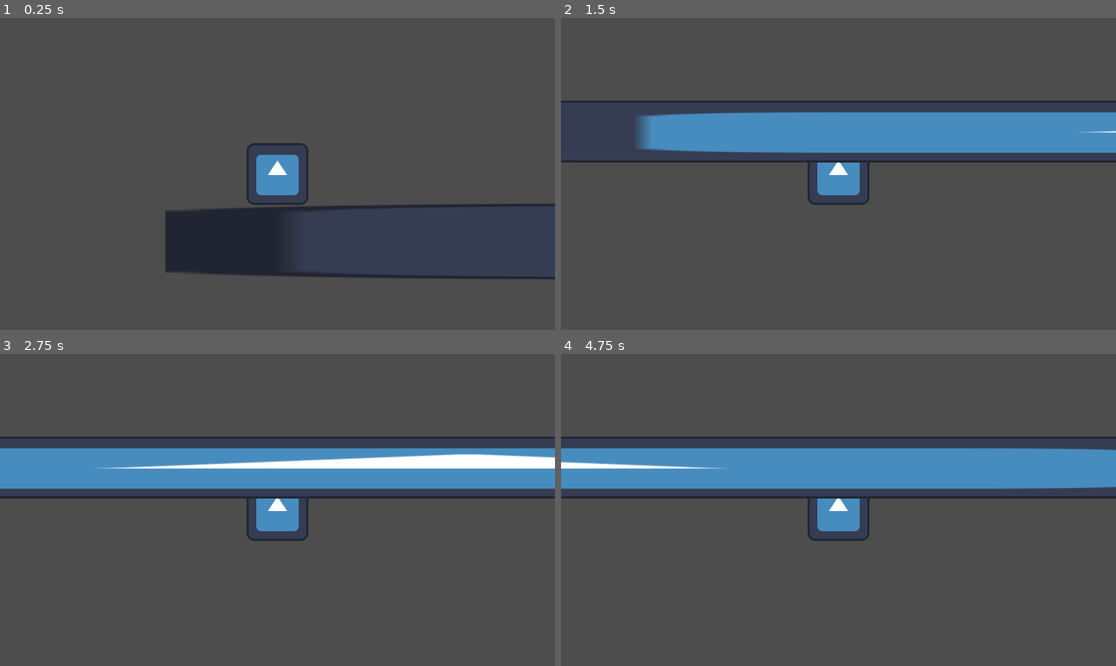
Above: before the commit, frames 1-4 (two rows, left to right).
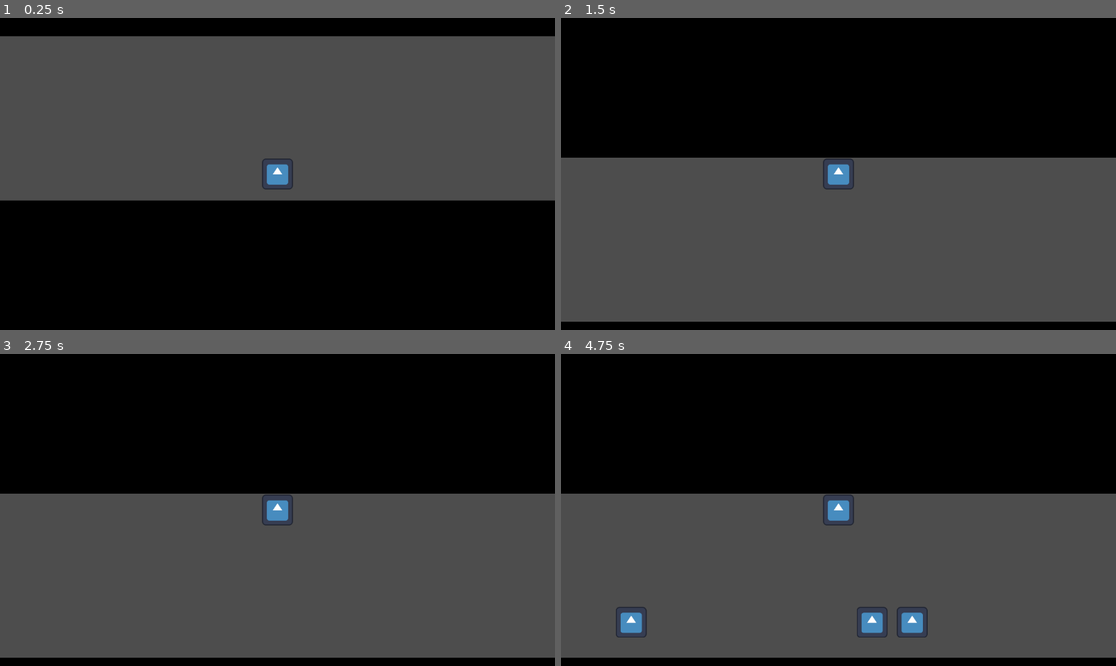
Above: after the commit, the same moments.

Repository: Cocotrilito/RaveRunner
Game: Godot game, scene res://scenes/main.tscn
Two runs of this game, one before a commit and one after it. Both use one fixed random seed, a clock stepped at 60 frames per second and the inputs below. The engine's default icon, where the game draws it, is replaced by a stand-in: a white triangle on a blue panel in a dark square.
Inputs (mouse positions are in pixels of both pictures, inside the frame that each line leads up to):
- Up to frame 1 (0.25 s): no input
- Up to frame 2 (1.5 s): tap Enter at 0.5 s; move the mouse to (960, 158) at 0.52 s; hold Right mouse button (parry) 0.53-1.28 s; hold Right from 0.53 s (still down); click (960, 158) at 0.67 s; tap W (move_up) at 0.77 s; move the mouse to (727, 189) at 1.27 s; right-click (727, 189) at 1.35 s
- Up to frame 3 (2.75 s): tap W (move_up) at 1.52 s; move the mouse to (333, 441) at 2.02 s; release Right at 2.03 s; hold Left from 2.03 s (still down); hold Right mouse button (parry) from 2.03 s (still down); tap Alt at 2.1 s
- Up to frame 4 (4.75 s): move the mouse to (810, 572) at 2.77 s; release Left at 2.78 s; release Right mouse button (parry) at 2.78 s; hold Right 2.78-4.28 s; tap Shift at 2.85 s; click (810, 572) at 2.92 s; tap W (move_up) at 3.02, 3.77, 4.52 s; right-click (810, 572) at 3.05 s; move the mouse to (1005, 556) at 3.52 s; hold Right mouse button (parry) 3.53-4.28 s; move the mouse to (672, 463) at 4.27 s; hold Left from 4.28 s (still down); right-click (672, 463) at 4.35 s

The runs differ from the first frame. In frame 1, 48% of the frame differs, in the area x 0-100%, y 0-100%; in frame 2, 49%; in frame 3, 49%; in frame 4, 50%.

Commit message:
Parry and creating mechanics of screens

Diff:
--- a/player.gd
+++ b/player.gd
@@ -27,6 +27,8 @@
 	var tween = create_tween()
 	tween.tween_property($Sprite2D, "scale", Vector2(1.3, 0.7), 0.05)
 	tween.tween_property($Sprite2D, "scale", Vector2(1,1), 0.1)
+
+
 func _physics_process(delta):
 
 	var was_in_air = not (is_on_floor() or is_on_ceiling())
@@ -47,4 +49,16 @@
 			_on_flip()
 			gravity_direction = 1
 			velocity.y = FLIP_IMPULSE
+
+
 	move_and_slide()
+
+
+
+
+
+
+
+func _on_parry_zone_area_entered(body):
+		if body.has_method("do_parry") and Input.is_action_pressed("parry"):
+			body.do_parry()
--- /dev/null
+++ b/scenes/control.gd
@@ -0,0 +1,4 @@
+extends Control
+
+func _on_play_pressed():
+	get_tree().change_scene_to_file("res://scenes/main.tscn")
--- a/scenes/enemy.gd
+++ b/scenes/enemy.gd
@@ -9,8 +9,10 @@
 	proj.direction = Vector2.LEFT
 
 func _on_attack():
-	$AnimatedTelegraph.play("telegraph")
+	$Sprite2D.modulate = Color.RED
+	# $AnimatedTelegraph.play("telegraph") LUEGO
 	await get_tree().create_timer(0.4).timeout
+	$Sprite2D.modulate = Color.WHITE
 	_shoot()
 
 func _ready():
--- /dev/null
+++ b/scenes/enemy.tscn
@@ -0,0 +1,20 @@
+[gd_scene format=3 uid="uid://bj80rs4m23o6f"]
+
+[ext_resource type="Script" uid="uid://sw3t7frdemmm" path="res://scenes/enemy.gd" id="1_md0e3"]
+[ext_resource type="Texture2D" uid="uid://dpu0vx1qaseuj" path="res://icon.svg" id="2_4ra3w"]
+
+[sub_resource type="CircleShape2D" id="CircleShape2D_5uy6h"]
+radius = 72.99315
+
+[node name="Enemy" type="Area2D" unique_id=2039065819]
+script = ExtResource("1_md0e3")
+
+[node name="Sprite2D" type="Sprite2D" parent="." unique_id=275594029]
+texture = ExtResource("2_4ra3w")
+
+[node name="CollisionShape2D" type="CollisionShape2D" parent="." unique_id=114981375]
+shape = SubResource("CircleShape2D_5uy6h")
+
+[node name="AttackTimer" type="Timer" parent="." unique_id=1969896454]
+wait_time = 2.0
+autostart = true
--- a/scenes/main.tscn
+++ b/scenes/main.tscn
@@ -1,13 +1,11 @@
 [gd_scene format=3 uid="uid://dx4j0064lxusg"]
 
 [ext_resource type="PackedScene" uid="uid://cxwe1c0hnqoo" path="res://scenes/player.tscn" id="1_o5qli"]
-[ext_resource type="Texture2D" uid="uid://dpu0vx1qaseuj" path="res://icon.svg" id="2_0wfyh"]
+[ext_resource type="PackedScene" uid="uid://bj80rs4m23o6f" path="res://scenes/enemy.tscn" id="3_sugp2"]
 
-[sub_resource type="RectangleShape2D" id="RectangleShape2D_sgp6g"]
-size = Vector2(3809, 20)
+[sub_resource type="WorldBoundaryShape2D" id="WorldBoundaryShape2D_0wfyh"]
 
-[sub_resource type="RectangleShape2D" id="RectangleShape2D_o5qli"]
-size = Vector2(7828.5, 147)
+[sub_resource type="WorldBoundaryShape2D" id="WorldBoundaryShape2D_sugp2"]
 
 [node name="Node" type="Node" unique_id=1932085317]
 
@@ -15,25 +13,36 @@
 position = Vector2(55, 541)
 
 [node name="Camera2D" type="Camera2D" parent="Player" unique_id=2044535612]
+zoom = Vector2(0.5, 0.5)
 
 [node name="StaticBody2D2" type="StaticBody2D" parent="." unique_id=984773193]
 
 [node name="CollisionShape2D" type="CollisionShape2D" parent="StaticBody2D2" unique_id=1712214492]
-position = Vector2(1894.5, 0)
-shape = SubResource("RectangleShape2D_sgp6g")
+rotation = 3.1415927
+shape = SubResource("WorldBoundaryShape2D_0wfyh")
 
-[node name="Sprite2D" type="Sprite2D" parent="StaticBody2D2" unique_id=1385900459]
-position = Vector2(2375.5, 0)
-scale = Vector2(38.117188, 1)
-texture = ExtResource("2_0wfyh")
+[node name="ColorRect" type="ColorRect" parent="StaticBody2D2" unique_id=191263649]
+offset_left = -6386.0
+offset_top = -1230.0
+offset_right = 16952.0
+offset_bottom = 10.0
+color = Color(0, 0, 0, 1)
 
 [node name="StaticBody2D" type="StaticBody2D" parent="." unique_id=665290552]
 
 [node name="CollisionShape2D" type="CollisionShape2D" parent="StaticBody2D" unique_id=701637799]
 position = Vector2(3901.75, 693.5)
-shape = SubResource("RectangleShape2D_o5qli")
+shape = SubResource("WorldBoundaryShape2D_sugp2")
 
-[node name="Sprite2D" type="Sprite2D" parent="StaticBody2D" unique_id=1068025881]
-position = Vector2(4112.5, 682)
-scale = Vector2(64.30469, 1.234375)
-texture = ExtResource("2_0wfyh")
+[node name="ColorRect" type="ColorRect" parent="StaticBody2D" unique_id=1166682013]
+offset_left = -6376.0
+offset_top = 692.0
+offset_right = 16904.0
+offset_bottom = 3289.0
+color = Color(0, 0, 0, 1)
+
+[node name="Enemy" parent="." unique_id=2039065819 instance=ExtResource("3_sugp2")]
+position = Vector2(3686, 545)
+
+[node name="Enemy2" parent="." unique_id=239325212 instance=ExtResource("3_sugp2")]
+position = Vector2(5954, 65)
--- /dev/null
+++ b/scenes/main_menu.tscn
@@ -0,0 +1,24 @@
+[gd_scene format=3 uid="uid://cug568k6iqakx"]
+
+[ext_resource type="Script" uid="uid://bs8gu3o1nvkne" path="res://scenes/control.gd" id="1_l6cm7"]
+
+[node name="main menu" type="Node2D" unique_id=755617068]
+
+[node name="Control" type="Control" parent="." unique_id=878156063]
+layout_mode = 3
+anchors_preset = 0
+offset_right = 40.0
+offset_bottom = 40.0
+script = ExtResource("1_l6cm7")
+
+[node name="Label" type="Label" parent="Control" unique_id=961606761]
+layout_mode = 0
+offset_right = 40.0
+offset_bottom = 23.0
+
+[node name="Play" type="Button" parent="Control" unique_id=1587182878]
+layout_mode = 0
+offset_right = 8.0
+offset_bottom = 8.0
+
+[connection signal="pressed" from="Control/Play" to="Control" method="_on_play_pressed"]
--- a/scenes/node_2d.tscn
+++ /dev/null
@@ -1,14 +0,0 @@
-[gd_scene format=3 uid="uid://bj80rs4m23o6f"]
-
-[ext_resource type="Script" uid="uid://sw3t7frdemmm" path="res://scenes/enemy.gd" id="1_6e84v"]
-
-[node name="Enemy" type="Area2D" unique_id=2039065819]
-script = ExtResource("1_6e84v")
-
-[node name="Sprite2D" type="Sprite2D" parent="." unique_id=275594029]
-
-[node name="CollisionShape2D" type="CollisionShape2D" parent="." unique_id=114981375]
-
-[node name="AttackTimer" type="Timer" parent="." unique_id=1969896454]
-wait_time = 2.0
-autostart = true
--- a/scenes/player.tscn
+++ b/scenes/player.tscn
@@ -7,7 +7,7 @@
 radius = 78.160095
 
 [sub_resource type="RectangleShape2D" id="RectangleShape2D_qhqgy"]
-size = Vector2(133, 135)
+size = Vector2(208, 189)
 
 [node name="Player" type="CharacterBody2D" unique_id=846697681]
 script = ExtResource("1_g2els")
@@ -21,5 +21,7 @@
 [node name="ParryZone" type="Area2D" parent="." unique_id=1364782452]
 
 [node name="CollisionShape2D" type="CollisionShape2D" parent="ParryZone" unique_id=17828906]
-position = Vector2(-1.5, 0.5)
 shape = SubResource("RectangleShape2D_qhqgy")
+
+[connection signal="area_entered" from="ParryZone" to="." method="_on_parry_zone_area_entered"]
+[connection signal="body_entered" from="ParryZone" to="." method="_on_parry_zone_body_entered"]
--- a/scenes/projectile.gd
+++ b/scenes/projectile.gd
@@ -6,7 +6,7 @@
 
 func _ready():
 	body_entered.connect(_on_body_entered)
-
+	area_entered.connect(_on_area_entered)
 func _physics_process(delta):
 	position += direction * SPEED * delta
 
@@ -14,9 +14,10 @@
 func _on_body_entered(body):
 	if body.name == "Player" and not parried:
 		body.queue_free()
-	elif body.name == "Enemy" and parried:
-		body.queue_free()
 
+func _on_area_entered(area):
+	if area.name == "Player" and not parried:
+		area.queue_free()
 
 # the goat
 func do_parry():
--- a/scenes/projectile.tscn
+++ b/scenes/projectile.tscn
@@ -1,12 +1,20 @@
 [gd_scene format=3 uid="uid://8d8qt5kbd0nu"]
 
 [ext_resource type="Script" uid="uid://dqhsifrhq4hf4" path="res://scenes/projectile.gd" id="1_c8fcr"]
+[ext_resource type="Texture2D" uid="uid://dpu0vx1qaseuj" path="res://icon.svg" id="2_q3m7n"]
+
+[sub_resource type="CapsuleShape2D" id="CapsuleShape2D_softn"]
+radius = 60.0
+height = 158.0
 
 [node name="Projectile" type="Area2D" unique_id=1273899895]
 script = ExtResource("1_c8fcr")
 
 [node name="Sprite2D" type="Sprite2D" parent="." unique_id=2028482400]
+texture = ExtResource("2_q3m7n")
 
 [node name="CollisionShape2D" type="CollisionShape2D" parent="." unique_id=754513471]
+shape = SubResource("CapsuleShape2D_softn")
 
+[connection signal="area_entered" from="." to="." method="_on_area_entered"]
 [connection signal="body_entered" from="." to="." method="_on_body_entered"]
Not shown, added: scenes/control.gd.uid
